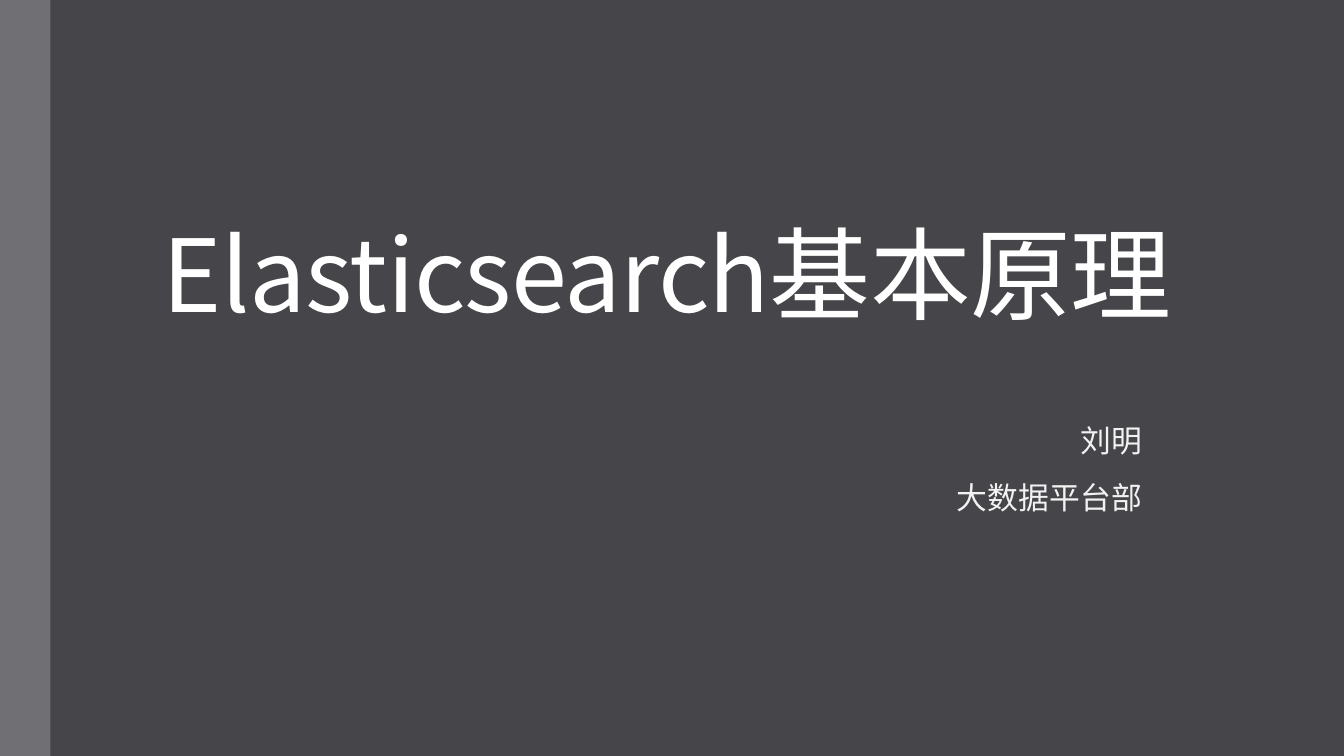
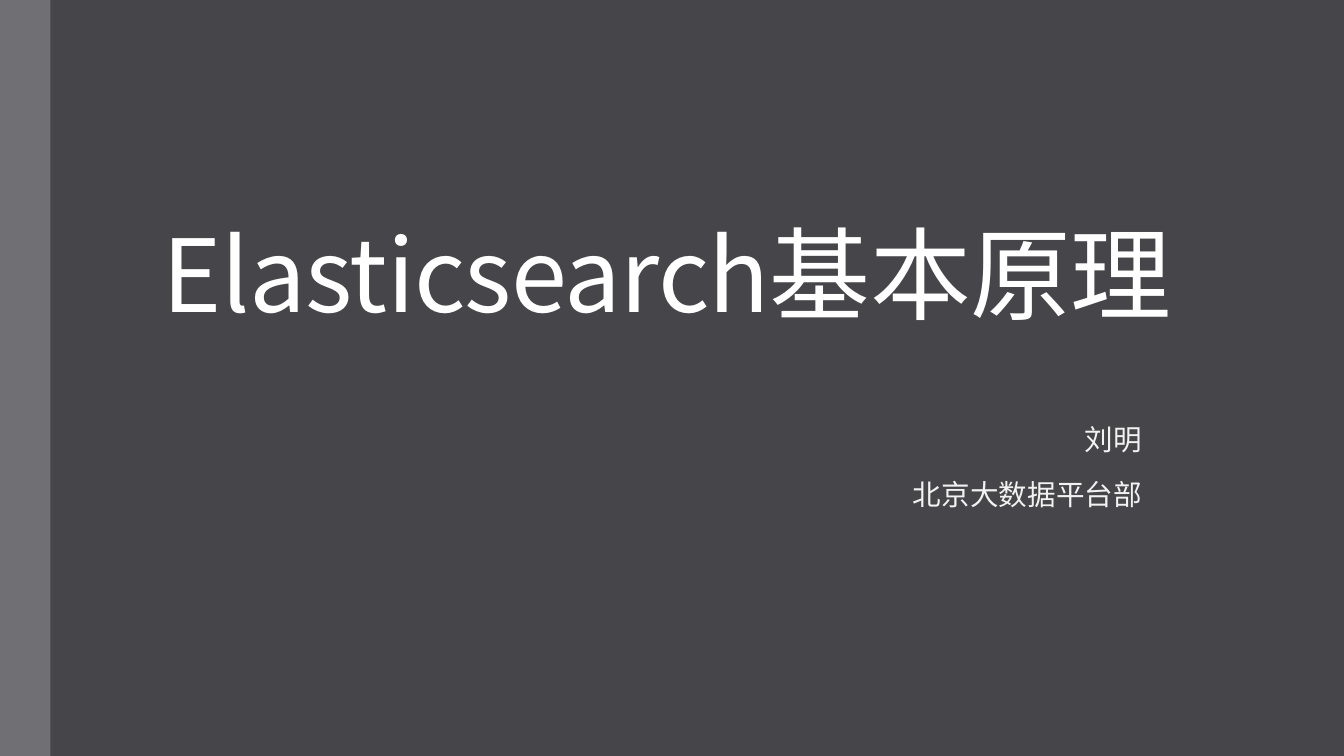
Before and after one commit to VincentMLiu/BigMingNotes, a slide deck: slide 1 of Memory Palace/Elasticsearch/ElasticSearch基本原理.pptx. Drawn at 1344x756 pixels with LibreOffice and Linux fonts; fonts in the diff are those of the drawing. Boxes give left, top, right and bottom in pixels: in the first picture for what was removed or moved away, otherwise in the second. Text is boxed around its words. In the diff, an @@ line names an element or a change of style, - is before the commit and + after.

```diff
--- a/Memory Palace/Elasticsearch/ElasticSearch基本原理.pptx
+++ b/Memory Palace/Elasticsearch/ElasticSearch基本原理.pptx
@@ subtitle at box(1085, 426, 1142, 453): size 22 to 20.4 pt in "刘明" @@
@@ subtitle at box(913, 481, 1142, 508): text changed; size 22 to 20.4 pt @@
-大数据平台部
+北京大数据平台部
```
Also in this commit, not shown: 12 other slides changed, 24 slides added, 6 slides removed, 25 other files.
